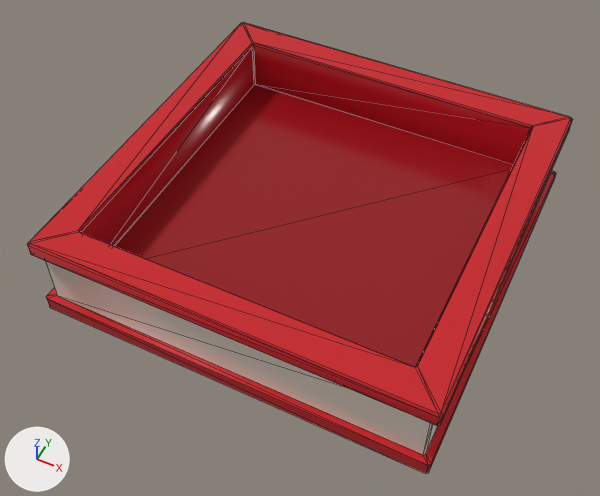
Renders of the FBX model Assets/People/RJ/Level/[export]/fountain01.fbx from each side of a commit.
Both versions are drawn from a 50 mm lens placed at (1.9, -4.13, 4.98), pointed at (-0.03, -0.27, 0.16). The axes (+X, +Y, +Z) are drawn at lower left. The lights are the same throughout. Mesh edges are drawn as thin lines. Where no turn or scale is listed for an object, it has been applied to the vertices.

Names of what the first picture shows: 'fountain01'.
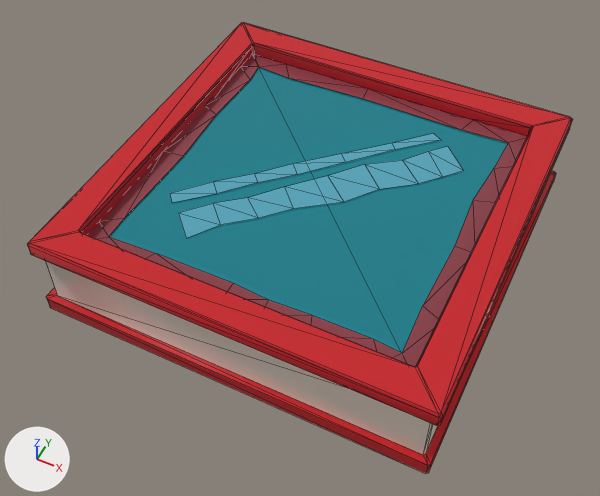
Edits to the bpy script that builds the scene:
```text
Add img_02_01_png:
    img_02_01_png = load_image('02-01.png', '../../Art/Textures/02-01.png', 1000, 1000, 'sRGB')
Add mat_material__56:
    mat_material__56 = principled_material('Material #56')
    mat_material__56.texture = img_02_01_png  # with its transparency
    mat_material__56.roughness = 0.2
Change me_mesh:
    used by ob_fountain01; location = (0.0, 0.0, 0.0)
    verts and faces of me_mesh; kept vertices keep their numbers, new ones are numbered from 80
    remove me_mesh.from_pydata(...)  # 80 vertices, 150 faces; spans x -1.52..1.52, y -1.52..1.52, z 0.0..0.72
    add me_mesh.from_pydata(...)  # 156 vertices, 220 faces; spans x -1.52..1.52, y -1.52..1.52, z 0.0..0.72
    me_mesh part 1: a new loose piece of 40 vertices spanning x -1.27..1.27, y -1.27..1.27, z 0.6, in mat_material__2 (picture img_01_png)
    me_mesh part 2: a new loose piece of 18 vertices spanning x -0.81..0.92, y -0.9..0.87, z 0.6, in mat_material__56 (picture img_02_01_png)
    me_mesh part 3: a new loose piece of 14 vertices spanning x -0.98..0.64, y -0.64..0.97, z 0.6, in mat_material__56 (picture img_02_01_png)
    me_mesh part 4
    add verts[80] = (-1.27, -1.27, 0.59)
    add verts[81] = (1.27, -1.27, 0.59)
    add verts[82] = (1.27, 1.27, 0.59)
    add verts[83] = (-1.27, 1.27, 0.59)
    add faces += [(81, 82, 83), (80, 81, 83)]  # mat_material__56 (picture img_02_01_png)
    add me_mesh.materials.append(mat_material__56)  # picture img_02_01_png
```

Location of each change, (x1, y1, x2, y2) in pixels of the pictures (600 x 496 px):
part 1 of me_mesh, added (brown)
    after: (89, 55, 527, 366)
part 2 of me_mesh, added (cyan)
    after: (178, 146, 464, 238)
part 3 of me_mesh, added (cyan)
    after: (170, 133, 440, 203)
part 4 of me_mesh, added (cyan)
    after: (109, 67, 508, 353)
